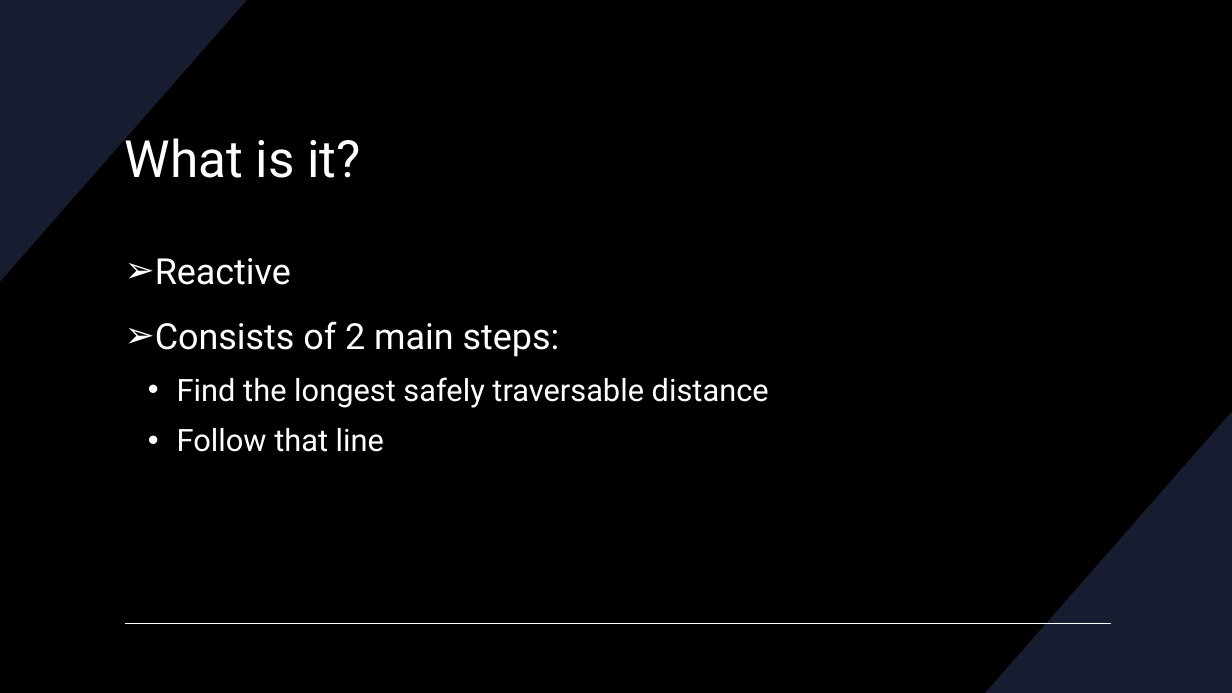
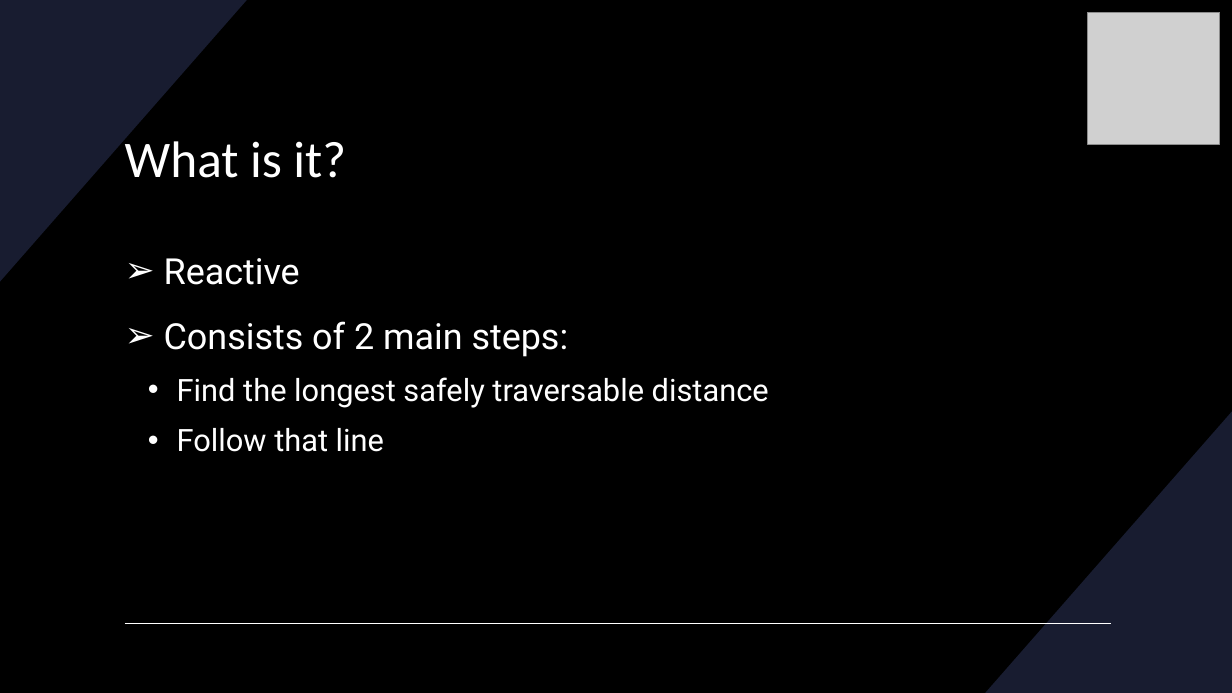
Before and after one commit to RacingAI/Reactive-Methods-Workshop, a slide deck: slide 2 of Disparity_Extender.pptx. Drawn at 1232x693 pixels with LibreOffice and Linux fonts; fonts in the diff are those of the drawing; grey boxes stand for pictures. Boxes give left, top, right and bottom in pixels: in the first picture for what was removed or moved away, otherwise in the second. Text is boxed around its words. In the diff, an @@ line names an element or a change of style, - is before the commit and + after.

```diff
--- a/Disparity_Extender.pptx
+++ b/Disparity_Extender.pptx
@@ picture added at (x1=1088, y1=12, x2=1220, y2=144) @@
@@ title "What is it?" at (x1=125, y1=135, x2=346, y2=178): font Roboto to Calibri @@
@@ text "Reactive" rewrapped from (x1=155, y1=258, x2=769, y2=452) to (x1=164, y1=258, x2=769, y2=452) @@
```
Also in this commit, not shown: 30 other slides changed, 1 slide added, 1 slide removed.
